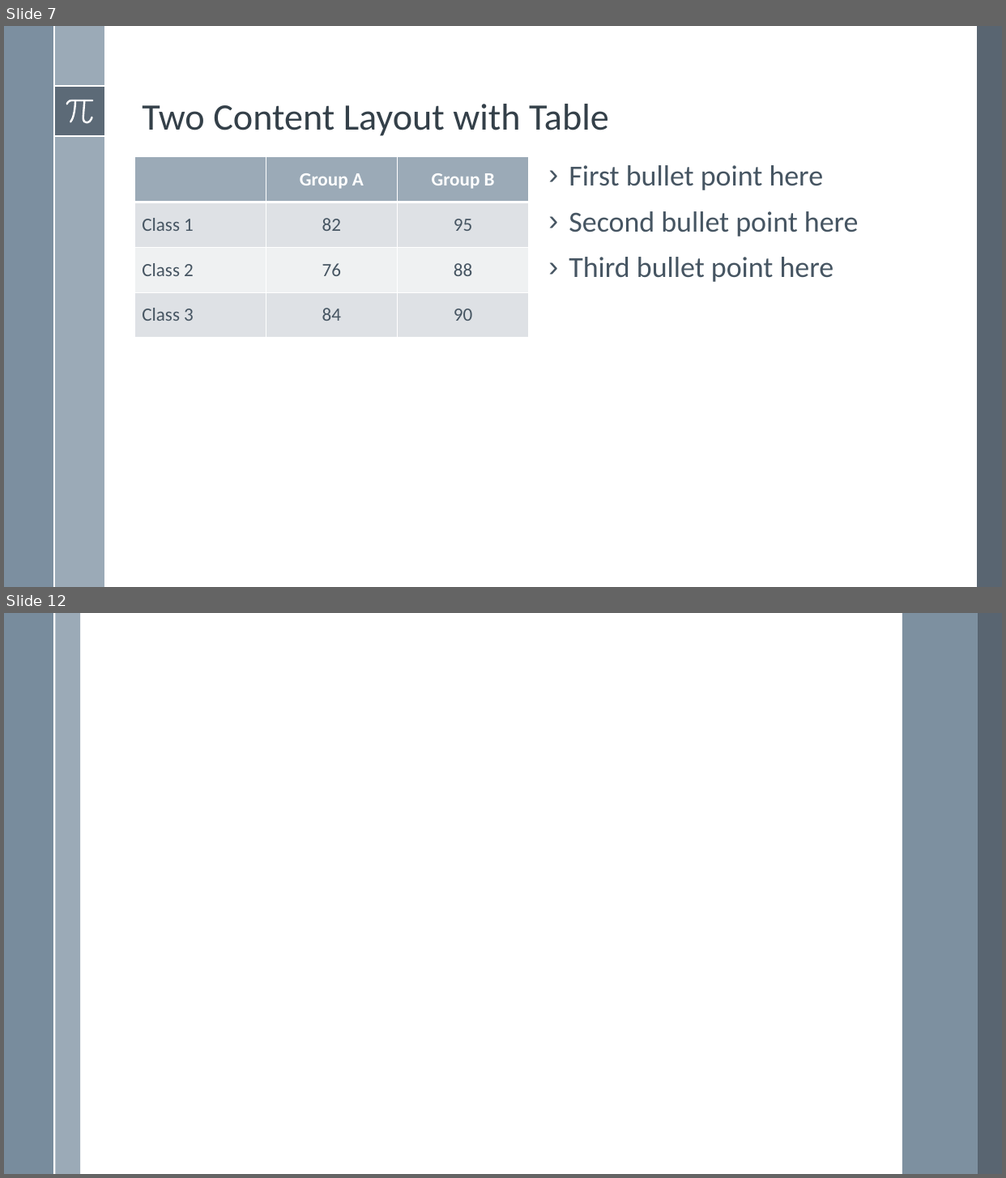
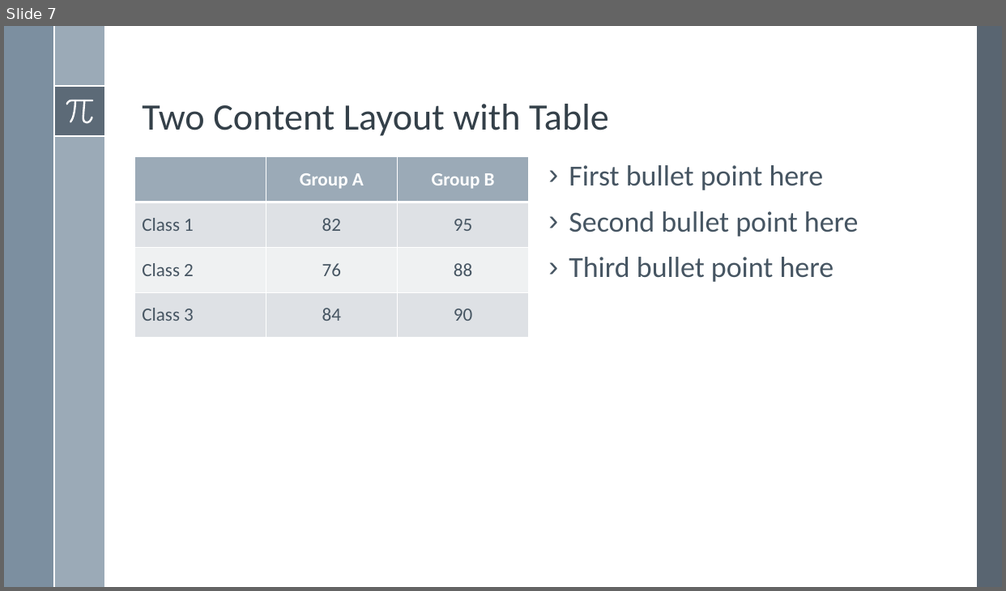
Before and after one commit to BeholderDEV/discretequeensproblem, a slide deck: N Rainhas.pptx. Shown one above the other, each under a label of ours: slides 7 and 12 before the commit, slide 7 after it; the slides between them are not shown. The pictures are 1006x1178 and 1006x591 pixels, drawn with LibreOffice and Linux fonts; fonts in the diff are those of the drawing. Boxes give left, top, right and bottom in pixels: in the first picture for what was removed or moved away, otherwise in the second. Text is boxed around its words. In the diff, an @@ line names an element or a change of style, - is before the commit and + after.

```diff
--- a/N Rainhas.pptx
+++ b/N Rainhas.pptx
@@ slide 12 removed at (4,613,1002,1174), background #FFFFFF; not listed: 1 template element that a slide beside it also shows @@
@@ rectangle removed at (4,613,54,1174) @@
@@ rectangle removed at (55,613,79,1174) @@
@@ rectangle removed at (902,613,978,1174) @@
@@ rectangle removed at (978,613,1002,1174) @@
```
Also in this commit, not shown: 1 slide changed, 5 other slides removed, 11 other files.
